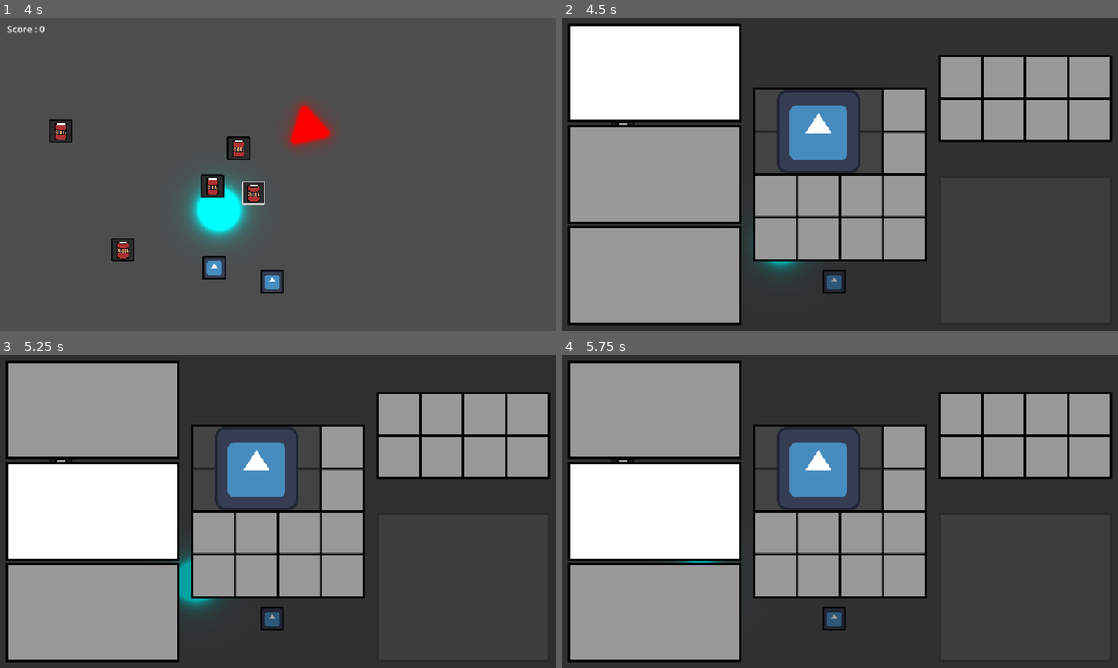
Above: before the commit, frames 1-4 (two rows, left to right).
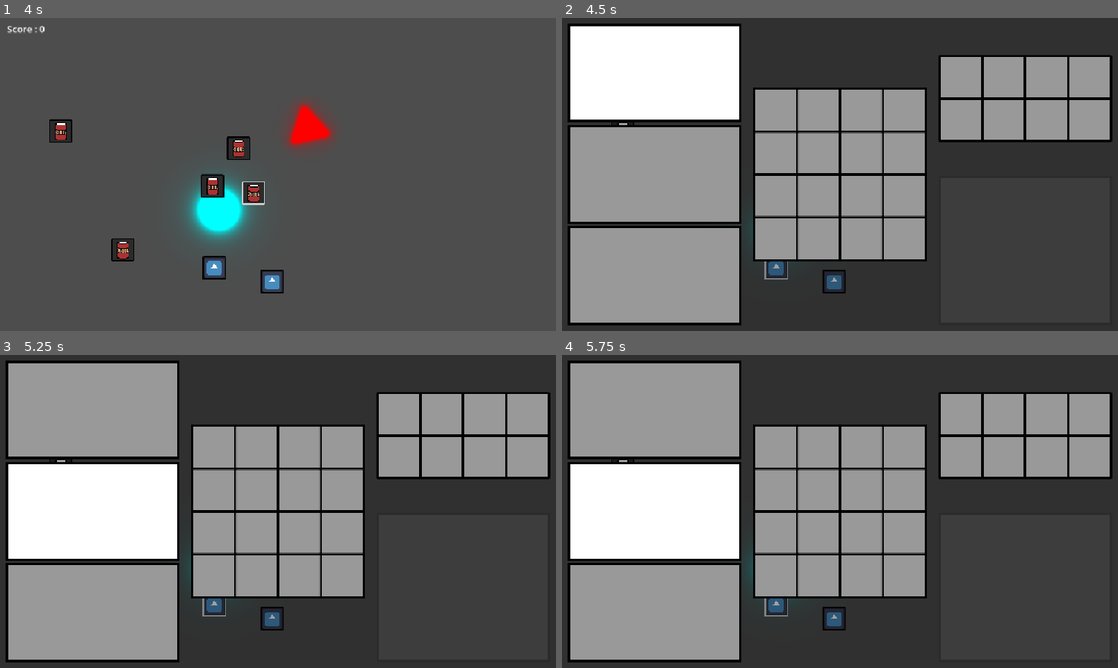
Above: after the commit, the same moments.

Repository: loco-choco/quantux-ui-experiment
Game: Godot game, scene res://main.tscn
Two runs of this game, one before a commit and one after it. Both use one fixed random seed, a clock stepped at 60 frames per second and the inputs below. The engine's default icon, where the game draws it, is replaced by a stand-in: a white triangle on a blue panel in a dark square.
Inputs (mouse positions are in pixels of both pictures, inside the frame that each line leads up to):
- Up to frame 1 (4 s): move the mouse to (400, 158) at 0.52 s; tap E (pickup_item) at 0.6 s; click (400, 158) at 0.67 s; move the mouse to (166, 190) at 1.27 s; tap Left (player_move_x_neg) at 1.35 s; click (166, 190) at 1.42 s; move the mouse to (333, 105) at 2.02 s; hold Right (player_move_x_pos) 2.03-2.78 s; click (333, 105) at 2.17 s; move the mouse to (250, 237) at 2.77 s; tap Up (player_move_y_neg) at 2.85 s; click (250, 237) at 2.92 s; move the mouse to (444, 221) at 3.52 s; hold Down (player_move_y_pos) from 3.53 s (still down); click (444, 221) at 3.67 s
- Up to frame 2 (4.5 s): tap Space (hud_toggle_inventory) at 4.15 s; move the mouse to (656, 74) at 4.27 s; release Down (player_move_y_pos) at 4.28 s; tap E (pickup_item) at 4.35 s; click (656, 74) at 4.42 s
- Up to frame 3 (5.25 s): tap Enter at 5 s; move the mouse to (94, 511) at 5.02 s; hold Left (player_move_x_neg) from 5.03 s (still down); click (94, 511) at 5.17 s
- Up to frame 4 (5.75 s): keep holding Left (player_move_x_neg)

Frame 1 is identical in both runs. In frame 2, 6.3% of the frame differs, in the area x 34-58%, y 22-84%; in frame 3, 6.7%, in the area x 31-58%, y 22-84%; in frame 4, 6.3%.

Commit message:
added InputMode manager

Diff:
--- a/gameplay/player.gd
+++ b/gameplay/player.gd
@@ -13,6 +13,8 @@
 
 # Called every frame. 'delta' is the elapsed time since the previous frame.
 func _process(delta: float) -> void:
+	if InputMode.get_mode() != InputMode.Modes.PLAYER:
+		return
 	var velocity = Vector2.ZERO
 	if Input.is_action_pressed("player_move_x_pos"):
 		velocity.x += 1
--- /dev/null
+++ b/global/input_mode.gd
@@ -0,0 +1,11 @@
+extends Node
+
+enum Modes {PLAYER, UI}
+
+var mode : Modes = Modes.PLAYER
+
+func change_mode(m: Modes) -> void:
+	mode = m
+
+func get_mode() -> Modes:
+	return mode
--- a/hud.gd
+++ b/hud.gd
@@ -2,14 +2,17 @@
 @onready var inventory : Inventory = $Inventory
 func _ready() -> void:
 	inventory.hide()
+	InputMode.change_mode(InputMode.Modes.PLAYER)
 
 func _process(_delta: float) -> void:
 	if Input.is_action_just_pressed("hud_toggle_inventory"):
 		if not inventory.visible:
 			inventory.show()
 			inventory.set_focus()
+			InputMode.change_mode(InputMode.Modes.UI)
 		else:
 			inventory.hide()
+			InputMode.change_mode(InputMode.Modes.PLAYER)
 
 func _on_player_item_collected(item: Item) -> void:
 	inventory.add_item(item)
--- a/project.godot
+++ b/project.godot
@@ -14,6 +14,10 @@
 run/main_scene="uid://dy7fc8q4jmtgw"
 config/features=PackedStringArray("4.5", "Forward Plus")
 config/icon="res://icon.svg"
+
+[autoload]
+
+InputMode="*res://global/input_mode.gd"
 
 [display]
 
Not shown, added: global/input_mode.gd.uid
